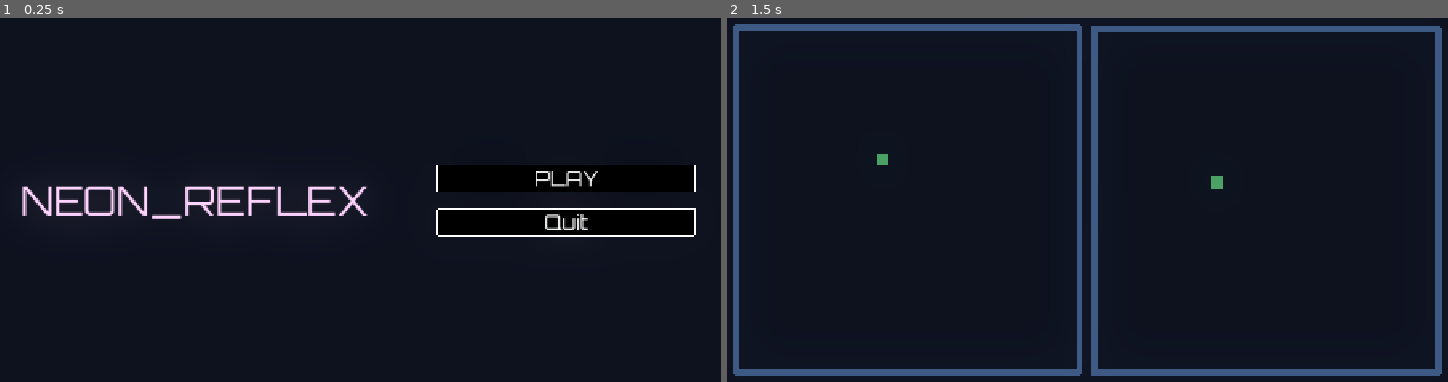
Above: before the commit, frames 1-2 (left to right).
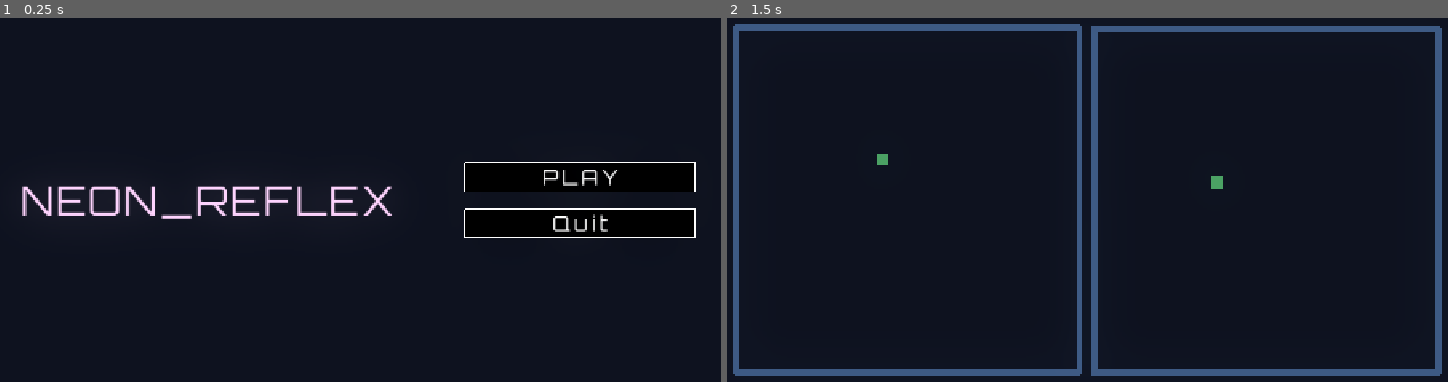
Above: after the commit, the same moments.

Repository: Marina-Banov/ggj-2026
Game: Godot game, scene res://Scenes/main_menu.tscn
The game is run twice, just before and just after one commit, with the same random seed, the same clock (stepped at 60 frames per second) and the same inputs.
Inputs:
- Up to frame 1 (0.25 s): no input
- Up to frame 2 (1.5 s): click "PLAY" at 0.5 s; tap Enter at 1.25 s

The runs differ from the first frame. In frame 1, 3.4% of the frame differs, in the area x 7-97%, y 39-61%; in frame 2, nothing differs.

Commit message:
ui updates

Diff:
--- a/Resources/black_and_white.tres
+++ b/Resources/black_and_white.tres
@@ -13,6 +13,12 @@
 [ext_resource type="Texture2D" uid="uid://b1fmnuufcjas1" path="res://Resources/icons/radio_unchecked.svg" id="7_350wl"]
 [ext_resource type="Texture2D" uid="uid://gq4fme83umik" path="res://Resources/icons/vslider_tick.svg" id="8_23ocb"]
 
+[sub_resource type="FontVariation" id="FontVariation_oox6n"]
+base_font = ExtResource("1_oox6n")
+spacing_glyph = 6
+spacing_top = 2
+spacing_bottom = 2
+
 [sub_resource type="StyleBoxFlat" id="StyleBoxFlat_81hlo"]
 content_margin_left = 4.0
 content_margin_right = 4.0
@@ -196,6 +202,10 @@
 border_width_bottom = 2
 border_color = Color(1, 1, 1, 1)
 anti_aliasing = false
+
+[sub_resource type="FontVariation" id="FontVariation_6t2iv"]
+base_font = ExtResource("1_oox6n")
+spacing_glyph = 4
 
 [sub_resource type="StyleBoxEmpty" id="StyleBoxEmpty_81hlo"]
 
@@ -415,7 +425,7 @@
 Button/colors/icon_normal_color = Color(1, 1, 1, 1)
 Button/colors/icon_pressed_color = Color(0, 0, 0, 1)
 Button/font_sizes/font_size = 32
-Button/fonts/font = ExtResource("1_oox6n")
+Button/fonts/font = SubResource("FontVariation_oox6n")
 Button/styles/focus = SubResource("StyleBoxFlat_81hlo")
 Button/styles/hover = SubResource("StyleBoxFlat_81hlo")
 Button/styles/normal = SubResource("StyleBoxFlat_dsnp2")
@@ -466,7 +476,7 @@
 HSlider/styles/slider = SubResource("StyleBoxFlat_77rre")
 Label/colors/font_color = Color(1, 1, 1, 1)
 Label/font_sizes/font_size = 32
-Label/fonts/font = ExtResource("1_oox6n")
+Label/fonts/font = SubResource("FontVariation_6t2iv")
 Label/styles/normal = SubResource("StyleBoxEmpty_81hlo")
 LineEdit/colors/clear_button_color = Color(1, 1, 1, 1)
 LineEdit/colors/font_color = Color(1, 1, 1, 1)
--- a/Scenes/game_over.tscn
+++ b/Scenes/game_over.tscn
@@ -34,6 +34,7 @@
 [node name="GameOver" type="Label" parent="VBoxContainer/VBoxContainer2"]
 layout_mode = 2
 theme = ExtResource("2_8fo1c")
+theme_override_font_sizes/font_size = 48
 text = "GAME OVER"
 horizontal_alignment = 1
 vertical_alignment = 1
@@ -42,6 +43,7 @@
 unique_name_in_owner = true
 layout_mode = 2
 theme = ExtResource("2_8fo1c")
+theme_override_font_sizes/font_size = 40
 text = "WON!"
 horizontal_alignment = 1
 vertical_alignment = 1
@@ -53,12 +55,12 @@
 [node name="PlayAgain" type="Button" parent="VBoxContainer/VBoxContainer"]
 layout_mode = 2
 theme = ExtResource("2_8fo1c")
-text = "Play again"
+text = "PLAY AGAIN"
 
 [node name="Return" type="Button" parent="VBoxContainer/VBoxContainer"]
 layout_mode = 2
 theme = ExtResource("2_8fo1c")
-text = "Return to main menu"
+text = "Main menu"
 
 [connection signal="pressed" from="VBoxContainer/VBoxContainer/PlayAgain" to="." method="_on_play_pressed"]
 [connection signal="pressed" from="VBoxContainer/VBoxContainer/Return" to="." method="_on_return_pressed"]
Not shown: 1 places in Resources/black_and_white.tres that only renumber resources
